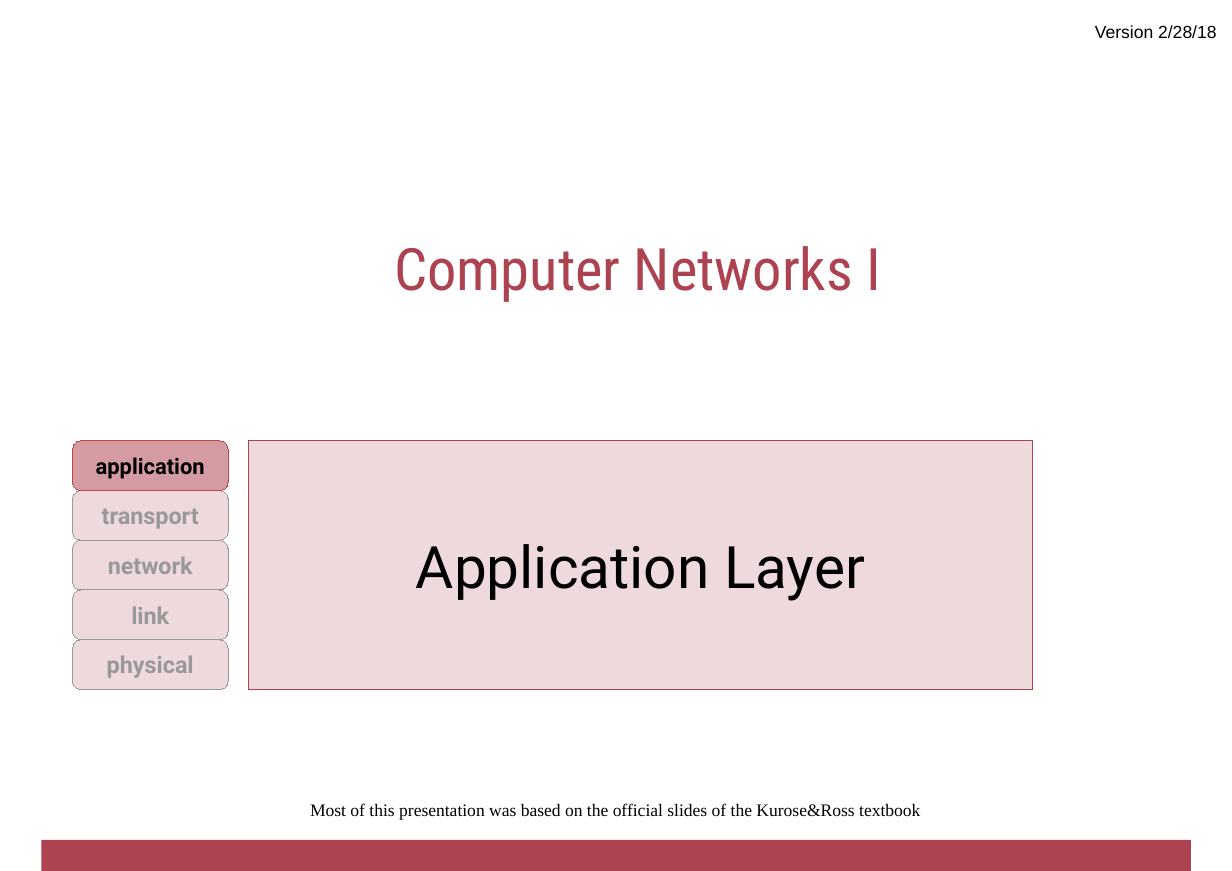
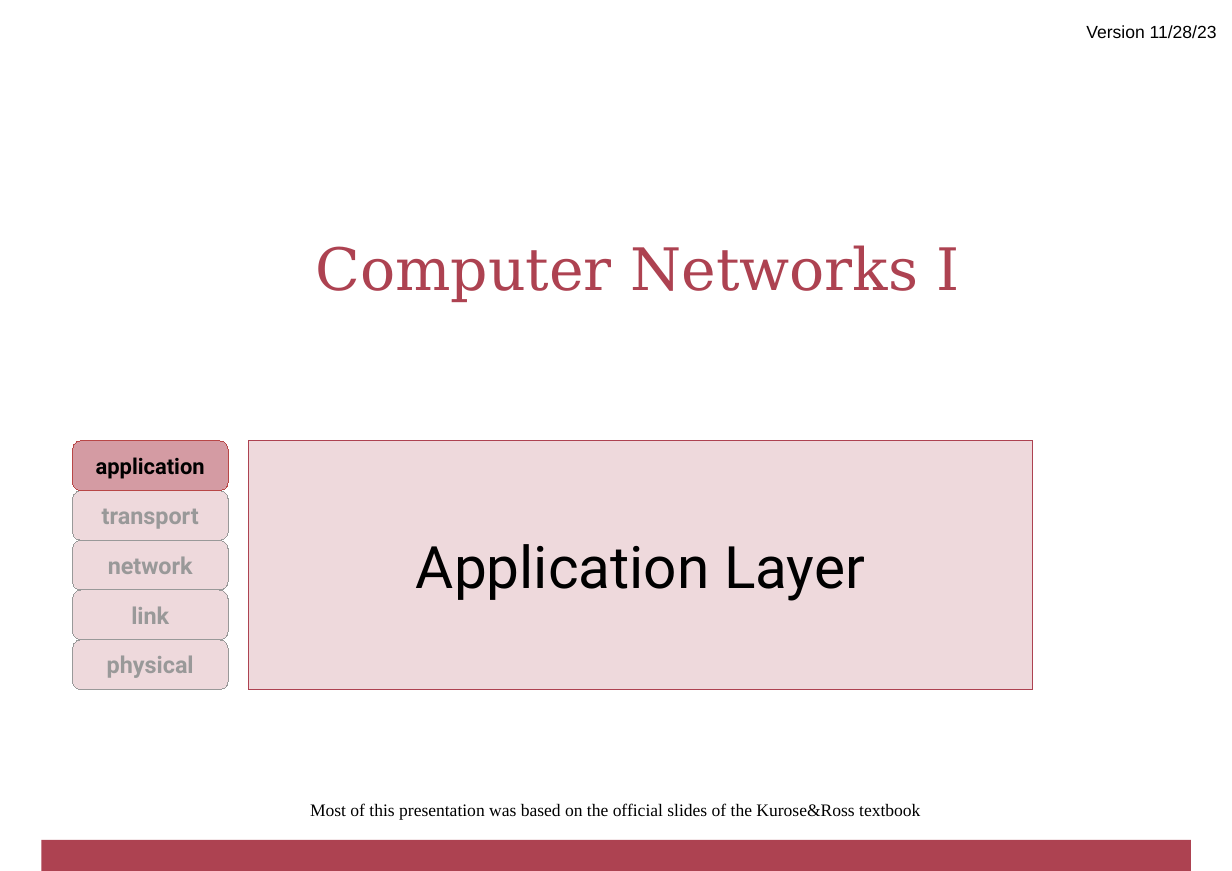
Before and after one commit to cletomartin/redes1, a slide deck: slide 1 of slides/application.odp. Drawn at 1232x871 pixels with LibreOffice and Linux fonts; fonts in the diff are those of the drawing; background and template pictures are left out. Boxes give left, top, right and bottom in pixels: in the first picture for what was removed or moved away, otherwise in the second. Text is boxed around its words. In the diff, an @@ line names an element or a change of style, - is before the commit and + after.

```diff
--- a/slides/application.odp
+++ b/slides/application.odp
@@ text at (1086, 25, 1217, 39): text changed @@
-Version 2/28/18
+Version 11/28/23
@@ text "Computer Networks I" at (315, 245, 960, 302): font Roboto Condensed to DejaVu Serif @@
```
Also in this commit, not shown: 7 other slides changed, 14 slides removed, 5 other files.
